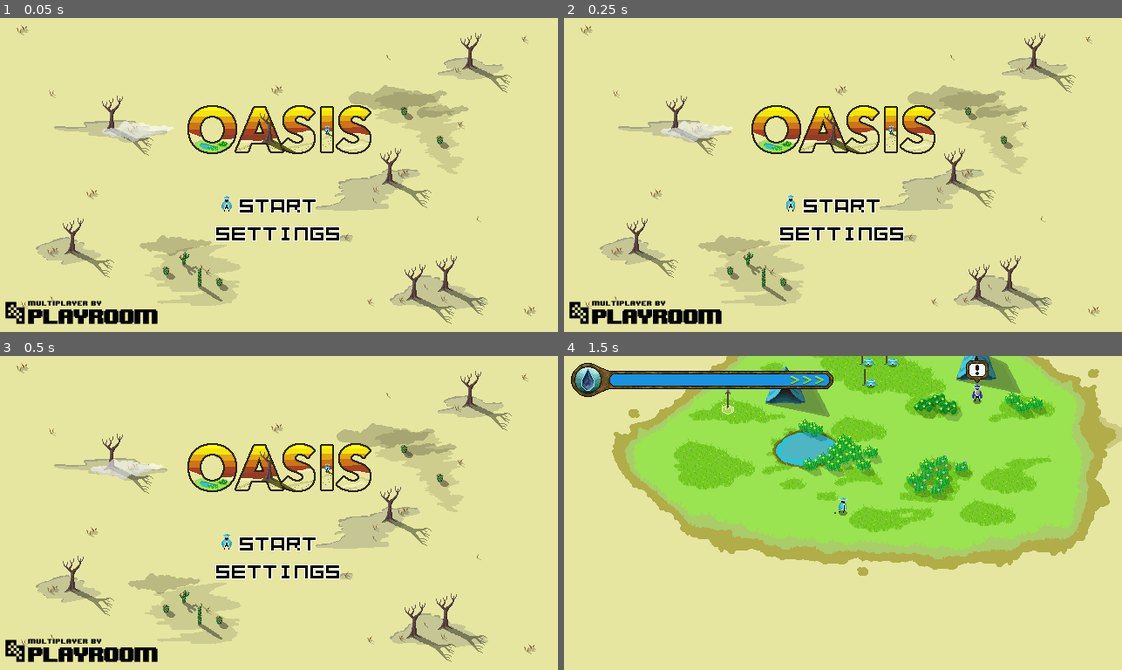
Above: before the commit, frames 1-4 (two rows, left to right).
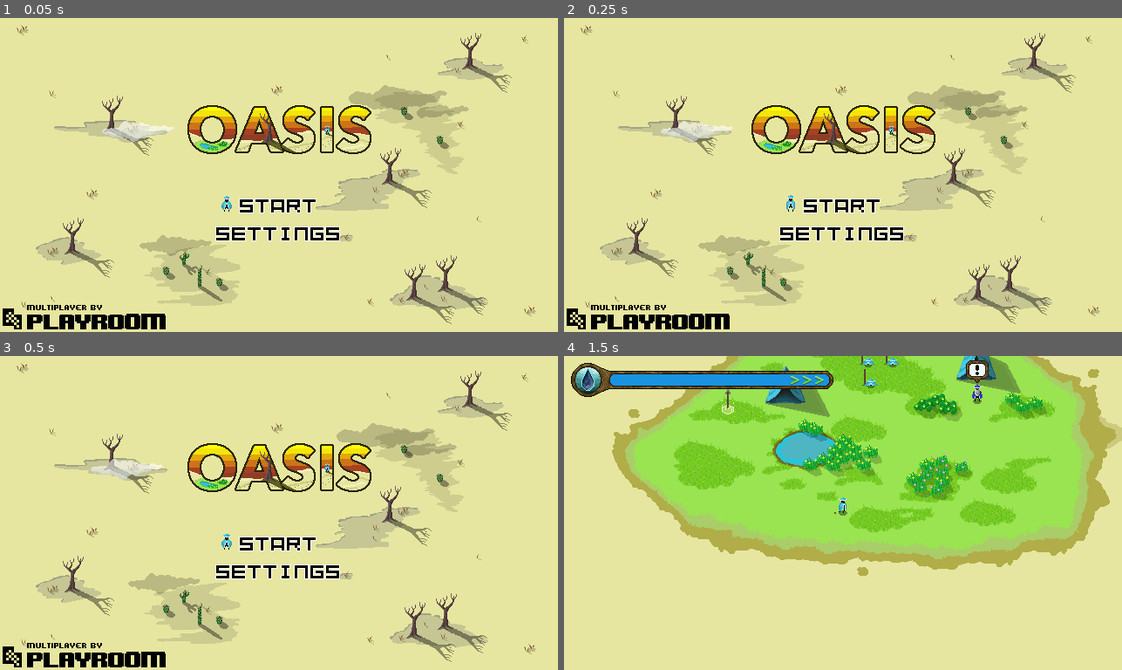
Above: after the commit, the same moments.

Repository: ObliteratedEntertainment/PixelGameJam2024
Game: Godot game, scene res://main.tscn
Same seed, same stepped clock (60 frames per second), same inputs: the game is played once before the commit and once after it.
Inputs (mouse positions are in pixels of both pictures, inside the frame that each line leads up to):
- Up to frame 1 (0.05 s): no input
- Up to frame 2 (0.25 s): no input
- Up to frame 3 (0.5 s): no input
- Up to frame 4 (1.5 s): click "START" at 0.5 s; move the mouse to (965, 497) at 1.27 s; hold Right (ui_right) from 1.28 s (still down); tap E (player_dig) at 1.35 s

The runs differ from the first frame. In frame 1, 1.5% of the frame differs, in the area x 0-30%, y 90-100%; in frame 2, 1.5%; in frame 3, 1.5%; in frame 4, nothing differs.

Commit message:
Added better pixel formatted playroom logo.

Diff:
--- a/main.tscn
+++ b/main.tscn
@@ -30,7 +30,7 @@
 [ext_resource type="AudioStream" uid="uid://ukd6vweylb6" path="res://sfx/ui_button_1.wav" id="28_477in"]
 [ext_resource type="AudioStream" uid="uid://bxx5ixjmn4226" path="res://sfx/ui_button_2.wav" id="29_7gkm3"]
 [ext_resource type="AudioStream" uid="uid://s446am1odksh" path="res://sfx/ui_button_3.wav" id="30_3yglh"]
-[ext_resource type="Texture2D" uid="uid://v362oj1or0oj" path="res://playroom_logo_1.png" id="32_fhul8"]
+[ext_resource type="Texture2D" uid="uid://bdkyk4c3h13v5" path="res://playroom_logo_pixelated.png" id="31_75ssh"]
 [ext_resource type="PackedScene" uid="uid://cqtqx0vslyudt" path="res://ui/settings.tscn" id="33_x0rmv"]
 
 [sub_resource type="Curve2D" id="Curve2D_ujgx0"]
@@ -410,12 +410,11 @@
 autoplay = "idle"
 
 [node name="TextureRect" type="TextureRect" parent="Menu"]
-texture_filter = 1
 offset_left = 3.0
-offset_top = 317.0
-offset_right = 183.0
+offset_top = 329.0
+offset_right = 190.0
 offset_bottom = 357.0
-texture = ExtResource("32_fhul8")
+texture = ExtResource("31_75ssh")
 stretch_mode = 2
 
 [node name="Settings" parent="." instance=ExtResource("33_x0rmv")]
Binary file changed: playroom_logo_1.png
Binary file added: playroom_logo_pixelated.aseprite
Binary file added: playroom_logo_pixelated.png
Not shown, added: playroom_logo_pixelated.png.import
